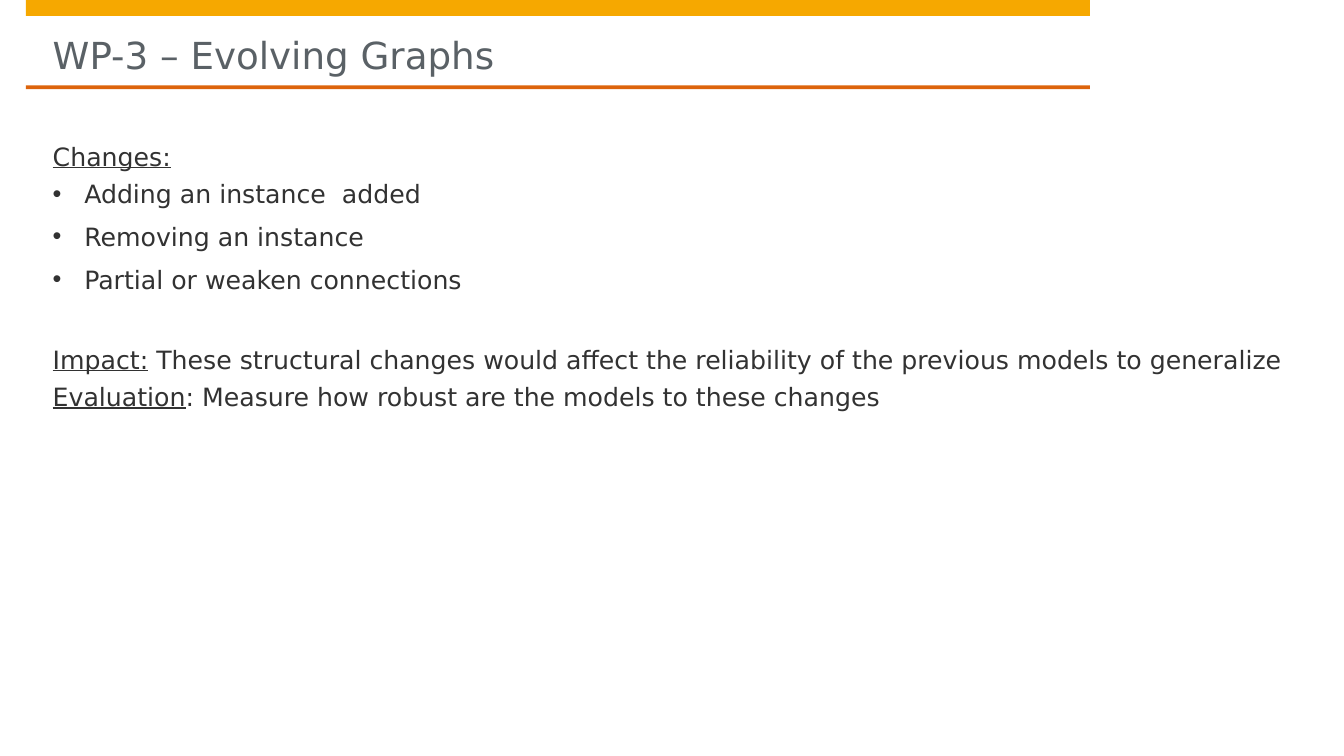
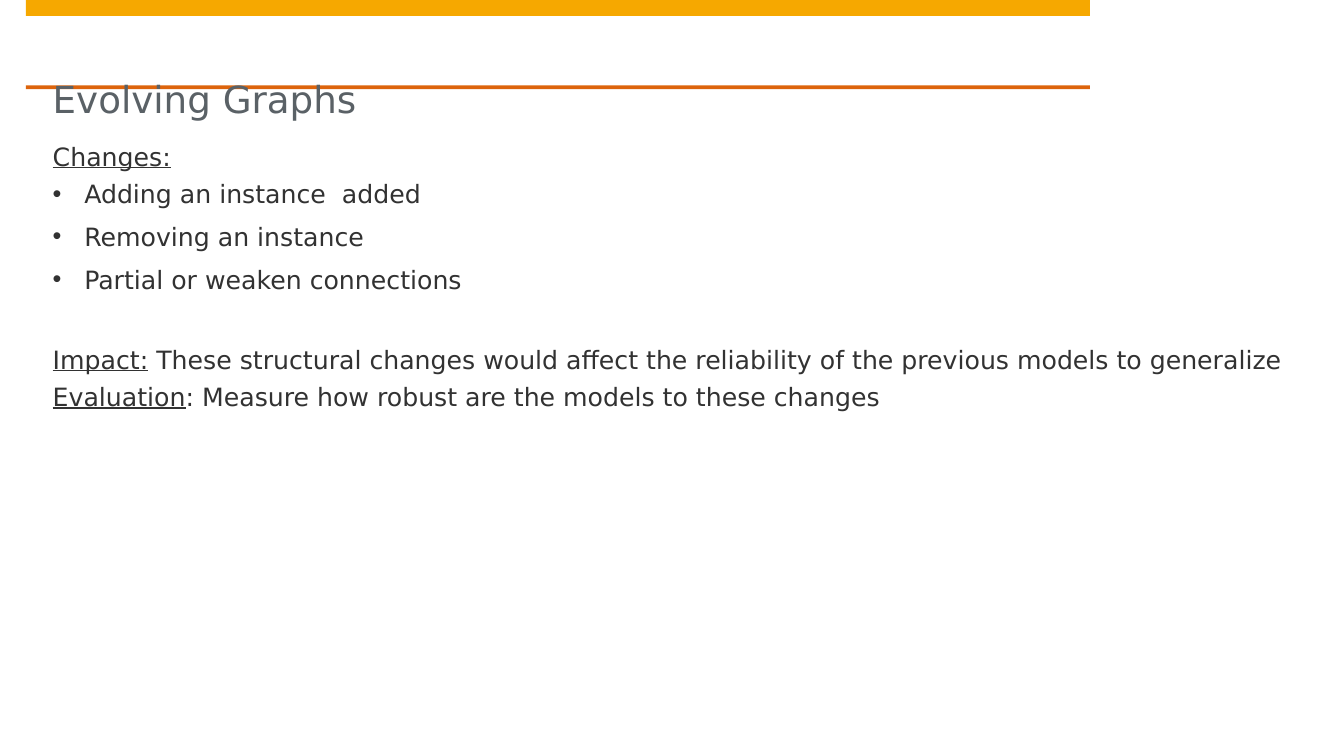
Before and after one commit to hpi-sam/Spatio-Temporal-Graphs, a slide deck: slide 15 of project scope/0. Project Scope.pptx (slide 12 before the commit). Drawn at 1344x756 pixels with LibreOffice and Linux fonts; fonts in the diff are those of the drawing; background and template pictures are left out. Boxes give left, top, right and bottom in pixels: in the first picture for what was removed or moved away, otherwise in the second. Text is boxed around its words. In the diff, an @@ line names an element or a change of style, - is before the commit and + after.

```diff
--- a/project scope/0. Project Scope.pptx
+++ b/project scope/0. Project Scope.pptx
@@ title at <box>53,84,357,121</box>: text changed @@
-WP-3 – Evolving Graphs
+Evolving Graphs
```
Also in this commit, not shown: 4 other slides changed, 3 slides added.
